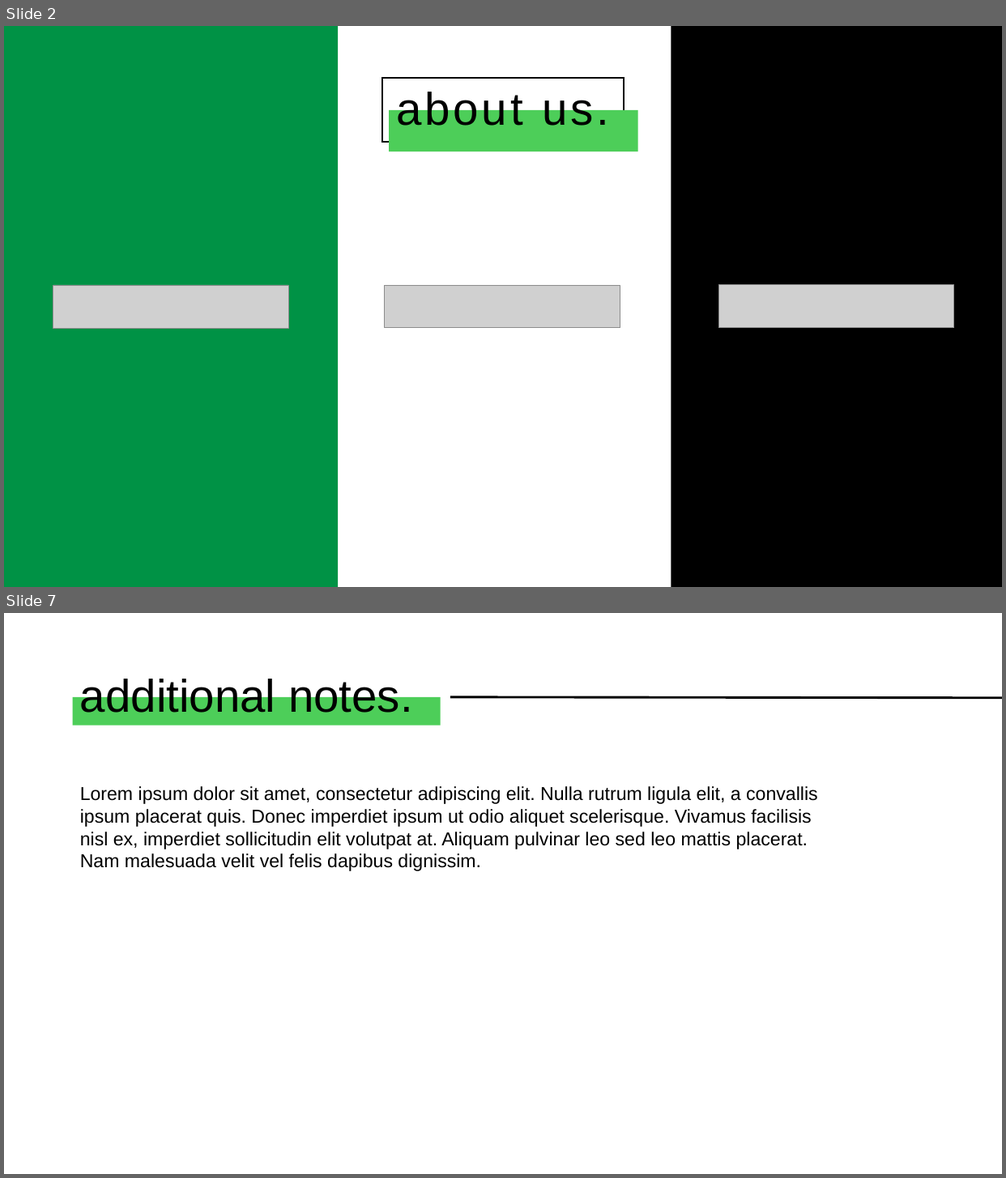
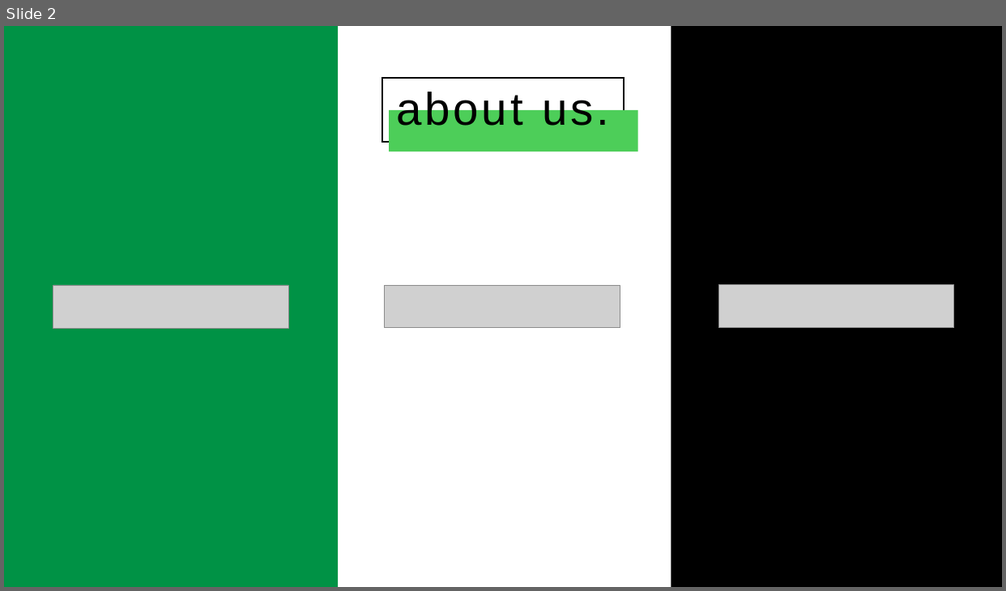
Before and after one commit to carladrim/carladrim.github.io, a slide deck: Sprint 1-Requisitos/Apresentações semanais/Requisitos.pptx. Shown one above the other, each under a label of ours: slides 2 and 7 before the commit, slide 2 after it; the slides between them are not shown. The pictures are 1006x1178 and 1006x591 pixels, drawn with LibreOffice and Linux fonts; fonts in the diff are those of the drawing; grey boxes stand for pictures. Boxes give left, top, right and bottom in pixels: in the first picture for what was removed or moved away, otherwise in the second. Text is boxed around its words. In the diff, an @@ line names an element or a change of style, - is before the commit and + after.

```diff
--- a/Sprint 1-Requisitos/Apresentações semanais/Requisitos.pptx
+++ b/Sprint 1-Requisitos/Apresentações semanais/Requisitos.pptx
@@ slide 7 removed at (x1=4, y1=613, x2=1002, y2=1174), background #FFFFFF @@
@@ title removed at (x1=80, y1=675, x2=413, y2=713) @@
-additional notes.
@@ rectangle removed at (x1=73, y1=697, x2=441, y2=726) @@
@@ line removed from (450, 697) to (1002, 697) @@
@@ text removed at (x1=80, y1=786, x2=818, y2=871) @@
-Lorem ipsum dolor sit amet, consectetur adipiscing elit. Nulla rutrum ligula elit, a convallis ipsum placerat quis. Donec imperdiet ipsum ut odio aliquet scelerisque. Vivamus facilisis nisl ex, imperdiet sollicitudin elit volutpat at. Aliquam pulvinar leo sed leo mattis placerat. Nam malesuada velit vel felis dapibus dignissim.
```
Also in this commit, not shown: 5 slides changed.
